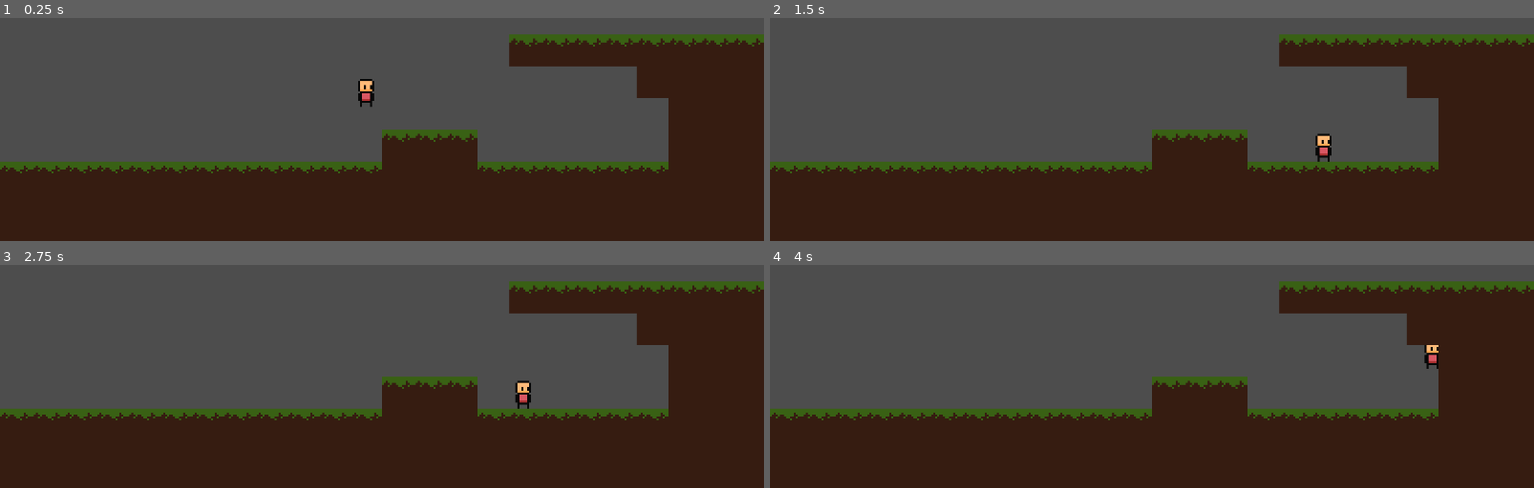
Above: before the commit, frames 1-4 (two rows, left to right).
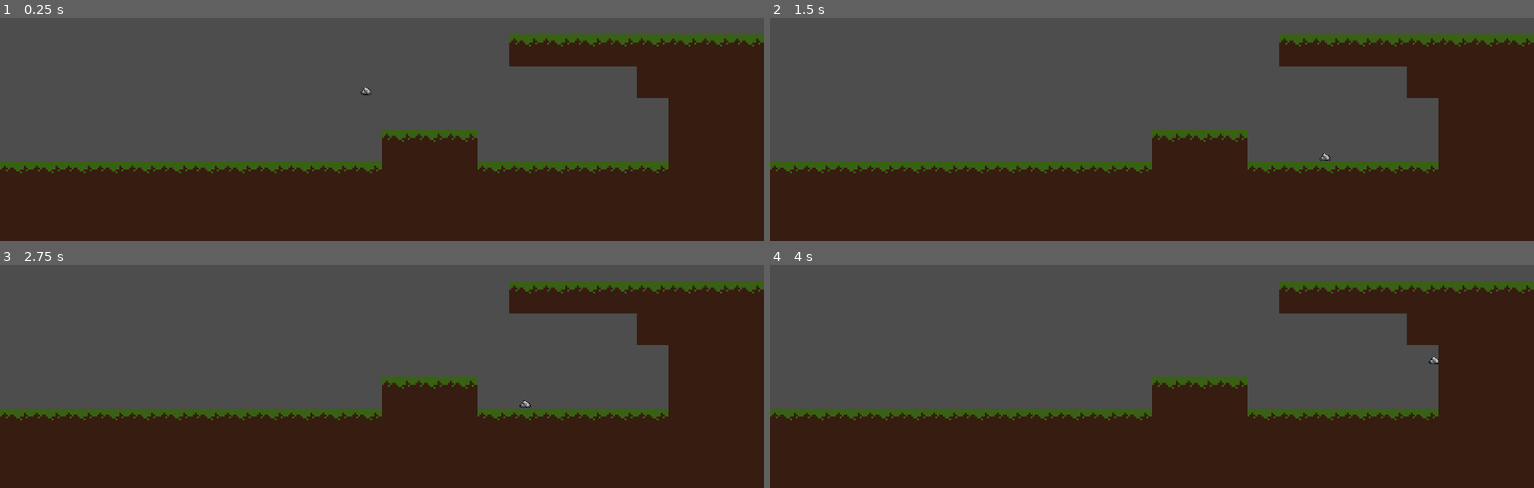
Above: after the commit, the same moments.

Repository: winfield47/turing
Game: Godot game, scene res://scenes/levels/level.tscn
The game is run twice, just before and just after one commit, with the same random seed, the same clock (stepped at 60 frames per second) and the same inputs.
Inputs:
- Up to frame 1 (0.25 s): no input
- Up to frame 2 (1.5 s): tap Enter (ui_accept) at 0.5, 0.77 s; hold Right (ui_right) from 0.53 s (still down)
- Up to frame 3 (2.75 s): tap Enter (ui_accept) at 1.52 s; release Right (ui_right) at 2.03 s; hold Left (ui_left) from 2.03 s (still down)
- Up to frame 4 (4 s): release Left (ui_left) at 2.78 s; hold Right (ui_right) from 2.78 s (still down); tap Enter (ui_accept) at 3.02, 3.77 s

The runs differ from the first frame. In frame 1, 0.2% of the frame differs, in the area x 46-49%, y 27-40%; in frame 2, 0.2%, in the area x 71-74%, y 51-65%; in frame 3, 0.2%; in frame 4, 0.2%.

Commit message:
messin around

Diff:
--- a/src/turing/scenes/levels/level.tscn
+++ b/src/turing/scenes/levels/level.tscn
@@ -1,6 +1,6 @@
 [gd_scene format=4 uid="uid://bagtpkpifntfo"]
 
-[ext_resource type="PackedScene" uid="uid://dn3ullhljm2is" path="res://scenes/objects/player.tscn" id="1_bovvr"]
+[ext_resource type="PackedScene" uid="uid://dn3ullhljm2is" path="res://scenes/objects/galmi.tscn" id="1_bovvr"]
 [ext_resource type="TileSet" uid="uid://bp6ijq45n42ta" path="res://scenes/tilesets/tileset.tres" id="2_bovvr"]
 
 [node name="level" type="Node2D" unique_id=1134034874]
--- a/src/turing/scenes/objects/player.tscn
+++ b/src/turing/scenes/objects/galmi.tscn
@@ -1,20 +1,20 @@
 [gd_scene format=3 uid="uid://dn3ullhljm2is"]
 
 [ext_resource type="Script" uid="uid://7bsi2x4vtofx" path="res://scripts/player.gd" id="1_2147m"]
-[ext_resource type="Texture2D" uid="uid://8nd8ptaxbrt8" path="res://ChimmyChim Tutorial Texture Pack/PlayerType3.png" id="2_h5uus"]
+[ext_resource type="Texture2D" uid="uid://cofxi0s6tn34i" path="res://art/galmi/1.png" id="2_2147m"]
 
 [sub_resource type="CapsuleShape2D" id="CapsuleShape2D_xb4v1"]
-radius = 3.0
-height = 12.0
+radius = 2.0
+height = 4.0
 
-[node name="Player" type="CharacterBody2D" unique_id=607435773]
+[node name="galmi" type="CharacterBody2D" unique_id=607435773]
 script = ExtResource("1_2147m")
 
 [node name="Sprite2D" type="Sprite2D" parent="." unique_id=1064830603]
-texture = ExtResource("2_h5uus")
+scale = Vector2(0.09375, 0.093023255)
+texture = ExtResource("2_2147m")
 region_enabled = true
-region_rect = Rect2(16, 0, 16, 16)
+region_rect = Rect2(0, 0, 64, 43)
 
 [node name="CollisionShape2D" type="CollisionShape2D" parent="." unique_id=157719630]
-position = Vector2(0, 2)
 shape = SubResource("CapsuleShape2D_xb4v1")
--- a/src/turing/scenes/tilesets/tileset.tres
+++ b/src/turing/scenes/tilesets/tileset.tres
@@ -1,6 +1,6 @@
 [gd_resource type="TileSet" format=3 uid="uid://bp6ijq45n42ta"]
 
-[ext_resource type="Texture2D" uid="uid://c6j2v8gkvofhg" path="res://ChimmyChim Tutorial Texture Pack/TilesetDark.png" id="1_4lcmh"]
+[ext_resource type="Texture2D" uid="uid://c6j2v8gkvofhg" path="res://art/ChimmyChim Tutorial Texture Pack/TilesetDark.png" id="1_4lcmh"]
 
 [sub_resource type="TileSetAtlasSource" id="TileSetAtlasSource_b2cq8"]
 texture = ExtResource("1_4lcmh")
Renamed: src/turing/ChimmyChim Tutorial Texture Pack/BigCoin.png -> src/turing/art/ChimmyChim Tutorial Texture Pack/BigCoin.png
Not shown, changed: src/turing/art/ChimmyChim Tutorial Texture Pack/BigCoin.png.import
Renamed: src/turing/ChimmyChim Tutorial Texture Pack/PlayerType1.png -> src/turing/art/ChimmyChim Tutorial Texture Pack/PlayerType1.png
Not shown, changed: src/turing/art/ChimmyChim Tutorial Texture Pack/PlayerType1.png.import
Renamed: src/turing/ChimmyChim Tutorial Texture Pack/PlayerType2.png -> src/turing/art/ChimmyChim Tutorial Texture Pack/PlayerType2.png
Not shown, changed: src/turing/art/ChimmyChim Tutorial Texture Pack/PlayerType2.png.import
Renamed: src/turing/ChimmyChim Tutorial Texture Pack/PlayerType3.png -> src/turing/art/ChimmyChim Tutorial Texture Pack/PlayerType3.png
Not shown, changed: src/turing/art/ChimmyChim Tutorial Texture Pack/PlayerType3.png.import
Renamed: src/turing/ChimmyChim Tutorial Texture Pack/PlayerType4.png -> src/turing/art/ChimmyChim Tutorial Texture Pack/PlayerType4.png
Not shown, changed: src/turing/art/ChimmyChim Tutorial Texture Pack/PlayerType4.png.import
Renamed: src/turing/ChimmyChim Tutorial Texture Pack/SmallCoin.png -> src/turing/art/ChimmyChim Tutorial Texture Pack/SmallCoin.png
Not shown, changed: src/turing/art/ChimmyChim Tutorial Texture Pack/SmallCoin.png.import
(and 20 more such lines)
